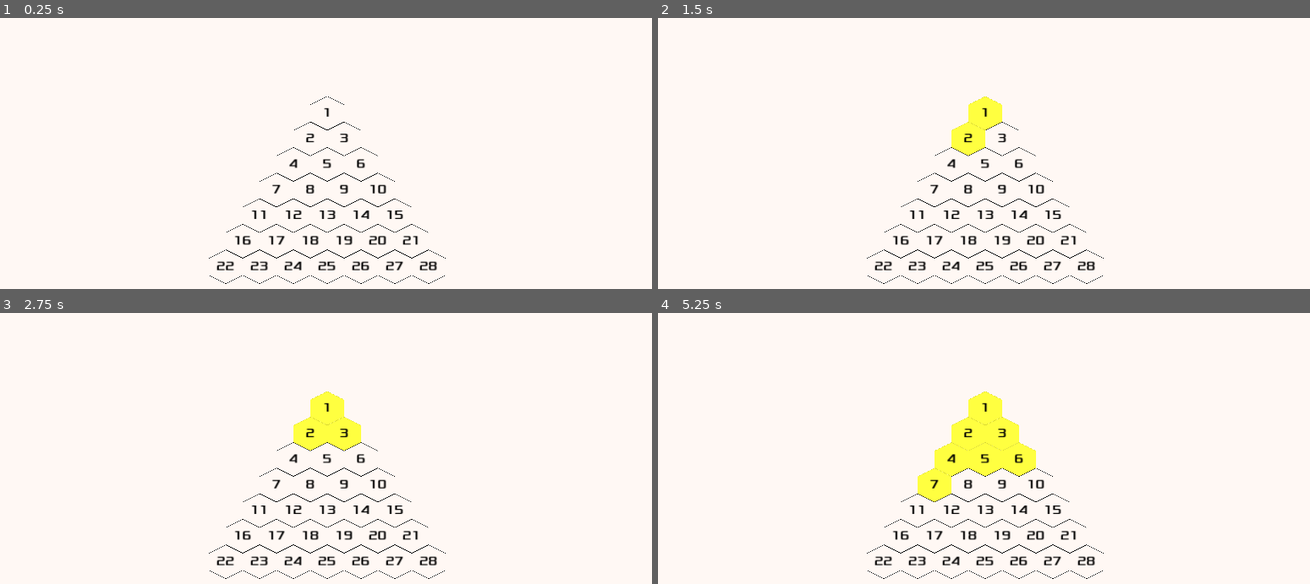
Above: before the commit, frames 1-4 (two rows, left to right).
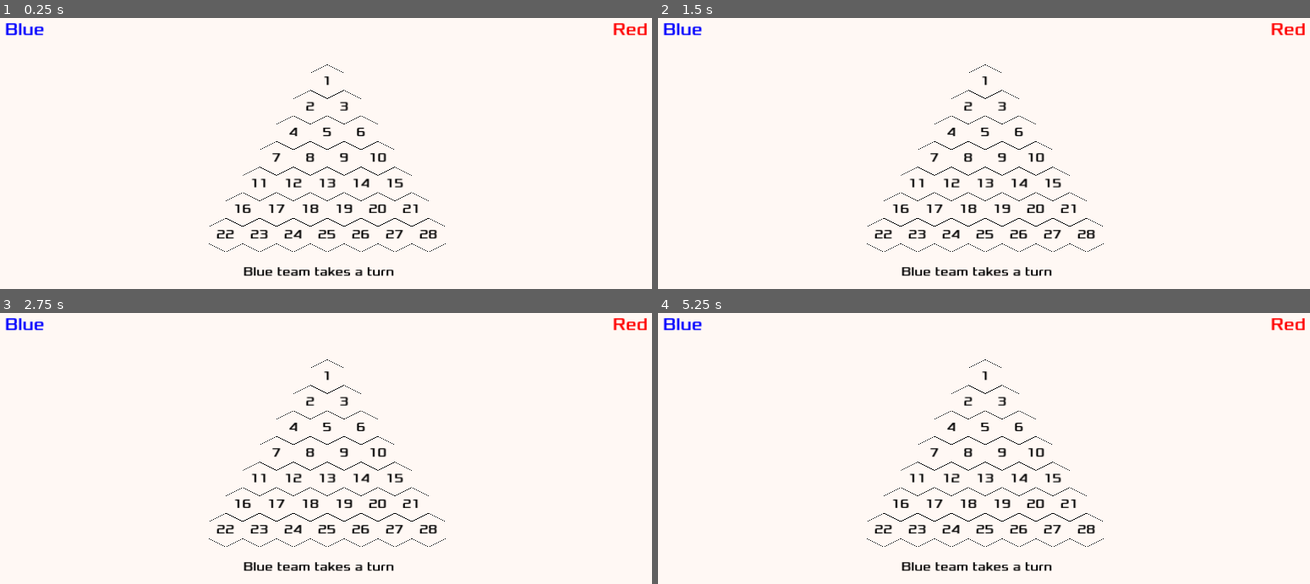
Above: after the commit, the same moments.

Repository: iggyshu/az-quiz
Game: Godot game, scene res://main.tscn
Two runs of this game, one before a commit and one after it. Both use one fixed random seed, a clock stepped at 60 frames per second and the inputs below.
Inputs (mouse positions are in pixels of both pictures, inside the frame that each line leads up to):
- Up to frame 1 (0.25 s): no input
- Up to frame 2 (1.5 s): tap Enter at 0.5 s; move the mouse to (984, 112) at 0.52 s; click (984, 112) at 0.67 s; tap Space at 1.25 s; move the mouse to (970, 139) at 1.27 s; click (970, 139) at 1.42 s
- Up to frame 3 (2.75 s): tap Enter at 2 s; move the mouse to (345, 434) at 2.02 s; click (345, 434) at 2.17 s
- Up to frame 4 (5.25 s): tap Space at 2.75, 4.25 s; move the mouse to (951, 459) at 2.77 s; click (951, 459) at 2.92 s; tap Enter at 3.5 s; move the mouse to (984, 459) at 3.52 s; click (984, 459) at 3.67 s; move the mouse to (1016, 459) at 4.27 s; click (1016, 459) at 4.42 s; move the mouse to (931, 483) at 5.02 s; click (931, 483) at 5.17 s

The runs differ from the first frame. In frame 1, 4.3% of the frame differs, in the area x 0-100%, y 1-99%; in frame 2, 5.1%; in frame 3, 5.5%; in frame 4, 7.1%.

Commit message:
basic hud

Diff:
--- /dev/null
+++ b/hud.gd
@@ -0,0 +1,34 @@
+extends CanvasLayer
+
+
+# Called when the node enters the scene tree for the first time.
+func _ready():
+	$SubmitButton.visible = false
+	$MessageLabel.visible = false
+	$AnswerTextEdit.visible = false
+	$QuestionLabel.visible = false
+
+
+# Called every frame. 'delta' is the elapsed time since the previous frame.
+func _process(delta):
+	pass
+
+
+func show_message(message):
+	$MessageLabel.text = message
+	$MessageLabel.visible = true
+	$SubmitButton.visible = false
+	$AnswerTextEdit.visible = false
+	$QuestionLabel.visible = false
+
+
+func show_question(question):
+	$QuestionLabel.text = question
+	$QuestionLabel.visible = true
+	$SubmitButton.visible = true
+	$AnswerTextEdit.visible = true
+	$MessageLabel.visible = false
+
+
+func set_team(team):
+	pass
--- /dev/null
+++ b/hud.tscn
@@ -0,0 +1,97 @@
+[gd_scene load_steps=3 format=3 uid="uid://cl42fmt8tpyji"]
+
+[ext_resource type="FontFile" uid="uid://dxc71cs4m0d58" path="res://fonts/Xolonium-Regular.ttf" id="1_2vvjq"]
+[ext_resource type="Script" path="res://hud.gd" id="1_aaec2"]
+
+[node name="HUD" type="CanvasLayer"]
+script = ExtResource("1_aaec2")
+
+[node name="QuestionLabel" type="Label" parent="."]
+anchors_preset = 12
+anchor_top = 1.0
+anchor_right = 1.0
+anchor_bottom = 1.0
+offset_left = -8.0
+offset_top = -144.0
+offset_right = -8.0
+offset_bottom = -102.0
+grow_horizontal = 2
+grow_vertical = 0
+theme_override_colors/font_color = Color(0, 0, 0, 1)
+theme_override_fonts/font = ExtResource("1_2vvjq")
+theme_override_font_sizes/font_size = 24
+text = "Q: What planet is between Venus and Mars?"
+horizontal_alignment = 1
+
+[node name="AnswerTextEdit" type="TextEdit" parent="."]
+anchors_preset = 7
+anchor_left = 0.5
+anchor_top = 1.0
+anchor_right = 0.5
+anchor_bottom = 1.0
+offset_left = -448.0
+offset_top = -80.0
+offset_right = 240.0
+offset_bottom = -32.0
+grow_horizontal = 2
+grow_vertical = 0
+theme_override_fonts/font = ExtResource("1_2vvjq")
+theme_override_font_sizes/font_size = 24
+placeholder_text = "E____"
+
+[node name="SubmitButton" type="Button" parent="."]
+anchors_preset = 3
+anchor_left = 1.0
+anchor_top = 1.0
+anchor_right = 1.0
+anchor_bottom = 1.0
+offset_left = -368.0
+offset_top = -80.0
+offset_right = -176.0
+offset_bottom = -32.0
+grow_horizontal = 0
+grow_vertical = 0
+theme_override_fonts/font = ExtResource("1_2vvjq")
+theme_override_font_sizes/font_size = 24
+text = "Submit"
+
+[node name="MessageLabel" type="Label" parent="."]
+anchors_preset = 12
+anchor_top = 1.0
+anchor_right = 1.0
+anchor_bottom = 1.0
+offset_left = -16.0
+offset_top = -246.0
+offset_right = -16.0
+offset_bottom = -204.0
+grow_horizontal = 2
+grow_vertical = 0
+theme_override_colors/font_color = Color(0, 0, 0, 1)
+theme_override_fonts/font = ExtResource("1_2vvjq")
+theme_override_font_sizes/font_size = 24
+text = "Message"
+horizontal_alignment = 1
+
+[node name="TeamBlueLabel" type="Label" parent="."]
+offset_left = 30.0
+offset_top = 10.0
+offset_right = 104.0
+offset_bottom = 52.0
+theme_override_colors/font_color = Color(0, 0, 1, 1)
+theme_override_fonts/font = ExtResource("1_2vvjq")
+theme_override_font_sizes/font_size = 32
+text = "Blue"
+
+[node name="TeamRedLabel" type="Label" parent="."]
+anchors_preset = 1
+anchor_left = 1.0
+anchor_right = 1.0
+offset_left = -100.0
+offset_top = 10.0
+offset_right = -26.0
+offset_bottom = 52.0
+grow_horizontal = 0
+theme_override_colors/font_color = Color(1, 0, 0, 1)
+theme_override_fonts/font = ExtResource("1_2vvjq")
+theme_override_font_sizes/font_size = 32
+text = "Red"
--- a/main.gd
+++ b/main.gd
@@ -8,6 +8,7 @@
 # Called when the node enters the scene tree for the first time.
 func _ready():
 	_generate_grid()
+	$HUD.show_message("Blue team takes a turn")
 
 # Called every frame. 'delta' is the elapsed time since the previous frame.
 func _process(delta):
@@ -28,3 +29,8 @@
 			tile_coordinates.x += TILE_SIZE
 			tile.set_value(str(tile_num))
 			tile_num += 1
+			tile.selected.connect(_on_hex_tile_selected)
+
+
+func _on_hex_tile_selected():
+	$HUD.show_question("What planet is between Venus and Mars?")
--- a/main.tscn
+++ b/main.tscn
@@ -1,10 +1,13 @@
-[gd_scene load_steps=2 format=3 uid="uid://cepwqiqvbq2ke"]
+[gd_scene load_steps=3 format=3 uid="uid://cepwqiqvbq2ke"]
 
 [ext_resource type="Script" path="res://main.gd" id="1_362fv"]
+[ext_resource type="PackedScene" uid="uid://cl42fmt8tpyji" path="res://hud.tscn" id="2_ejytc"]
 
 [node name="Main" type="Node2D"]
 script = ExtResource("1_362fv")
 metadata/_edit_group_ = true
 
 [node name="StartTilePosition" type="Marker2D" parent="."]
-position = Vector2(640, 140)
+position = Vector2(640, 80)
+
+[node name="HUD" parent="." instance=ExtResource("2_ejytc")]
